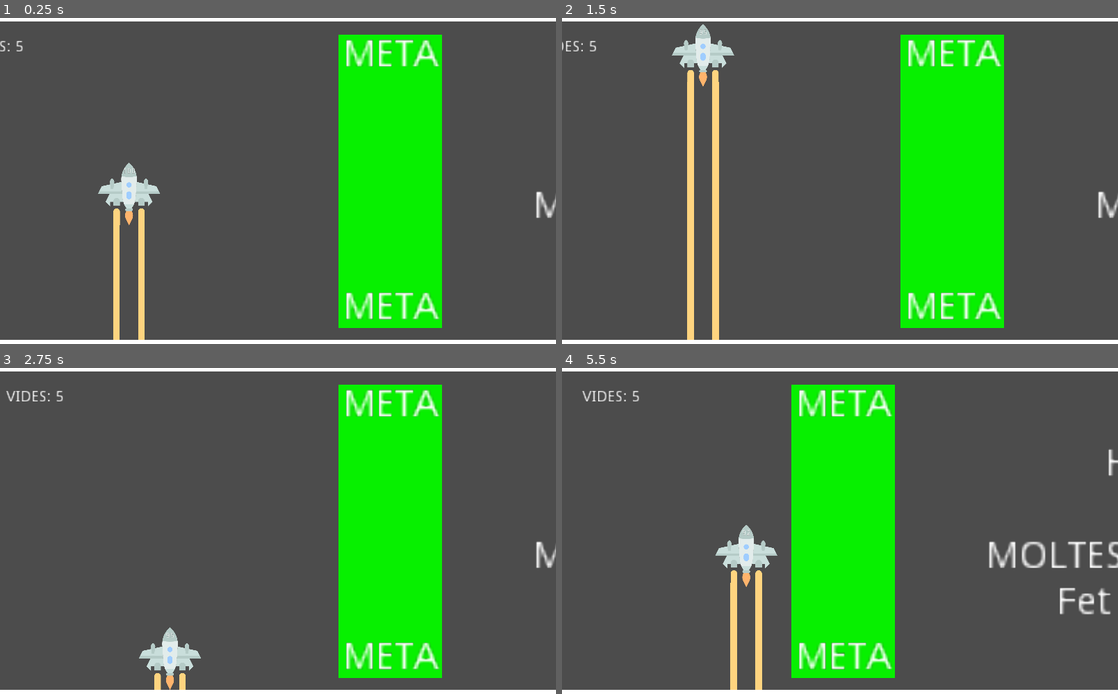
Above: before the commit, frames 1-4 (two rows, left to right).
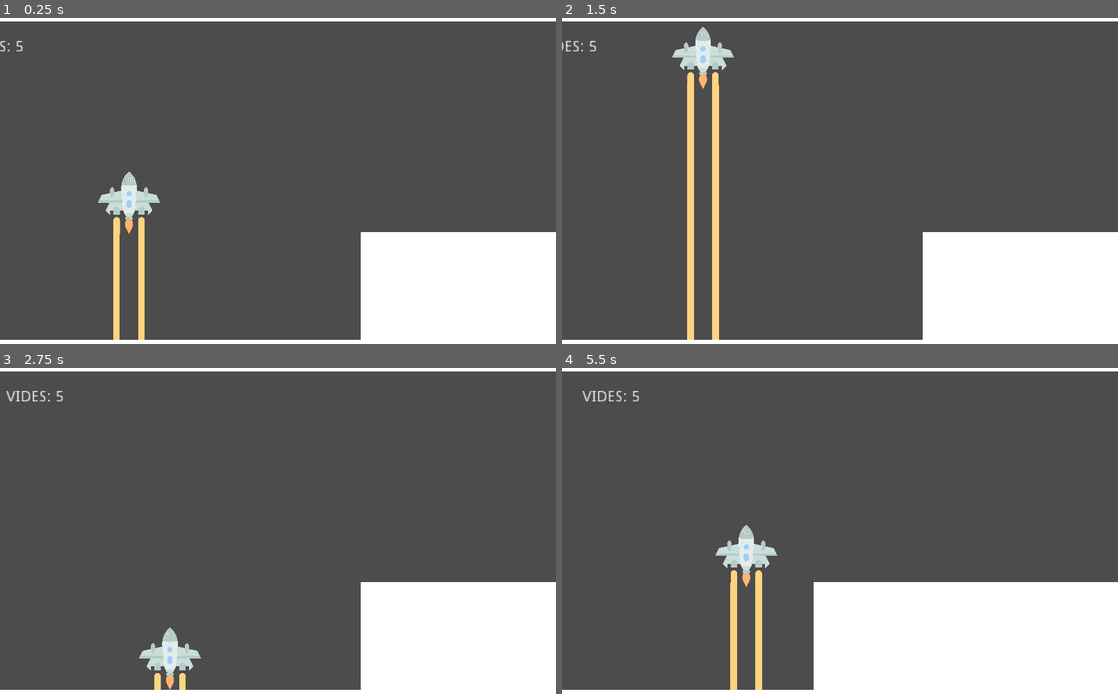
Above: after the commit, the same moments.

Repository: AlBlinder/joc
Game: Godot game, scene res://Node2D.tscn
Same seed, same stepped clock (60 frames per second), same inputs: the game is played once before the commit and once after it.
Inputs:
- Up to frame 1 (0.25 s): no input
- Up to frame 2 (1.5 s): hold Up (ves_dalt) 0.53-1.28 s; tap Right (ves_dreta) at 1.35 s
- Up to frame 3 (2.75 s): tap Left (ves_esquerra) at 2.1 s
- Up to frame 4 (5.5 s): tap Up (ves_dalt) at 2.85 s; tap Right (ves_dreta) at 3.6 s; tap Left (ves_esquerra) at 4.35 s; hold Up (ves_dalt) from 5.03 s (still down)

The runs differ from the first frame. In frame 1, 25% of the frame differs, in the area x 17-100%, y 5-99%; in frame 2, 24%; in frame 3, 24%; in frame 4, 31%, in the area x 41-100%, y 5-99%.

Commit message:
Personatge principal al principi
El personatge principal està al punt d'inici (abans l'havia canviat per facilitar el procés i poder veure com anava quedant el joc des d'un punt més avançat).

Diff:
--- a/Node2D.tscn
+++ b/Node2D.tscn
@@ -50,7 +50,6 @@
 uppercase = true
 
 [node name="Personatge" parent="." instance=ExtResource( 1 )]
-position = Vector2( 32300, -16 )
 
 [node name="ColorRect" type="ColorRect" parent="Personatge"]
 anchor_left = 1.0
